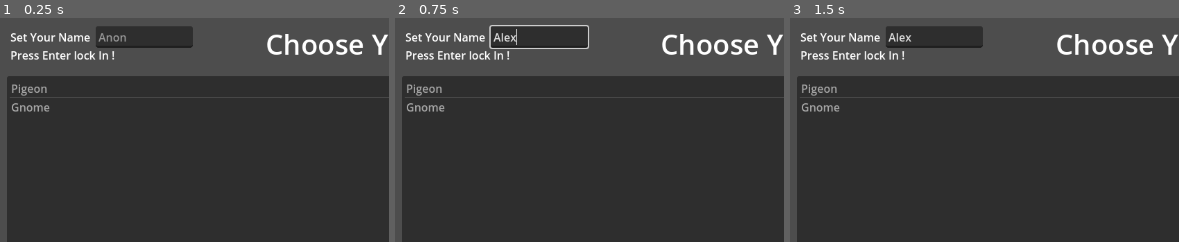
Above: before the commit, frames 1-3 (left to right).
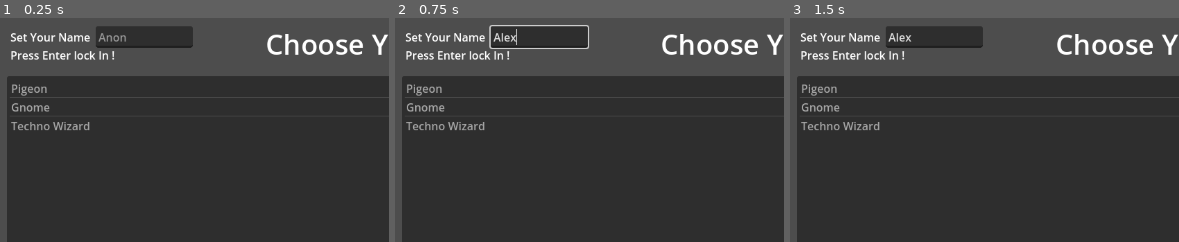
Above: after the commit, the same moments.

Repository: potentiallyPartial/2025Gamejam
Game: Godot game, scene res://scenes/menu.tscn
The game is run twice, just before and just after one commit, with the same random seed, the same clock (stepped at 60 frames per second) and the same inputs. Before the commit the project has no main scene; this scene is started directly in both runs.
Inputs (mouse positions are % of the whole screen's width and height, from its top left):
- Up to frame 1 (0.25 s): no input
- Up to frame 2 (0.75 s): click (19, 4) at 0.52 s; type "Alex" at 0.6 s
- Up to frame 3 (1.5 s): click "Fight" at 1.25 s
The pictures show only the part of the screen within x 0-50%, y 0-50%; the shares and areas given below are measured in that part.

The runs differ from the first frame. In frame 1, 0.4% of the frame differs, in the area x 2-24%, y 46-50%; in frame 2, 0.4%; in frame 3, 0.4%.

Commit message:
main menu, tecWiz,hands

Diff:
--- a/project.godot
+++ b/project.godot
@@ -11,6 +11,7 @@
 [application]
 
 config/name="kGame"
+run/main_scene="res://scenes/main_menu.tscn"
 config/features=PackedStringArray("4.2", "Mobile")
 config/icon="res://assets/icon.svg"
 
--- a/scenes/Enemy.tscn
+++ b/scenes/Enemy.tscn
@@ -1,25 +1,34 @@
-[gd_scene load_steps=22 format=3 uid="uid://duxyb42raqwr"]
+[gd_scene load_steps=31 format=3 uid="uid://duxyb42raqwr"]
 
 [ext_resource type="Script" path="res://scripts/Enemy.gd" id="1_7f8jo"]
-[ext_resource type="Texture2D" uid="uid://ckgr2ssoh370e" path="res://assets/fighters/gnome/gnome.png" id="2_7q8je"]
+[ext_resource type="Texture2D" uid="uid://csr2vu030dysq" path="res://assets/fighters/gnome/gnome.png" id="2_7q8je"]
 [ext_resource type="Texture2D" uid="uid://c1jqtj2pqr0f7" path="res://assets/fighters/piggen/pDefault.png" id="2_72lhc"]
-[ext_resource type="Texture2D" uid="uid://b151lk6ne8jgo" path="res://assets/fighters/gnome/poseR.png" id="3_5l22f"]
+[ext_resource type="Texture2D" uid="uid://dpgq5p26xryx" path="res://assets/fighters/gnome/poseR.png" id="3_5l22f"]
 [ext_resource type="Texture2D" uid="uid://b5j73rib26bkd" path="res://assets/fighters/piggen/pDown.png" id="3_305pn"]
 [ext_resource type="Texture2D" uid="uid://dddkwd5kdny1d" path="res://assets/fighters/piggen/pDownA.png" id="4_abrk7"]
-[ext_resource type="Texture2D" uid="uid://bqgvjw6mpn3s4" path="res://assets/fighters/gnome/poseL.png" id="4_j4q0g"]
+[ext_resource type="Texture2D" uid="uid://du78vle663sby" path="res://assets/fighters/gnome/poseL.png" id="4_j4q0g"]
 [ext_resource type="Texture2D" uid="uid://c7o0tt62p1sut" path="res://assets/fighters/piggen/phit.png" id="5_byxj6"]
-[ext_resource type="Texture2D" uid="uid://cvs2rcxn20stx" path="res://assets/fighters/gnome/poseUp.png" id="5_fifbk"]
+[ext_resource type="Texture2D" uid="uid://gsidjkm1g6qr" path="res://assets/fighters/gnome/poseUp.png" id="5_fifbk"]
 [ext_resource type="Texture2D" uid="uid://b1pgg6cxn644d" path="res://assets/fighters/piggen/pLeft.png" id="6_7aedg"]
-[ext_resource type="Texture2D" uid="uid://c62avgeqbicd0" path="res://assets/fighters/gnome/poseDown.png" id="6_ln6es"]
-[ext_resource type="Texture2D" uid="uid://dp1kx8pc3f657" path="res://assets/fighters/gnome/AtackR.png" id="7_6uiob"]
+[ext_resource type="Texture2D" uid="uid://7umlfrgjgtrq" path="res://assets/fighters/gnome/poseDown.png" id="6_ln6es"]
+[ext_resource type="Texture2D" uid="uid://djowm53dkggrk" path="res://assets/fighters/gnome/AtackR.png" id="7_6uiob"]
 [ext_resource type="Texture2D" uid="uid://rpcb2i1vl2gn" path="res://assets/fighters/piggen/pLeftA.png" id="7_derlm"]
 [ext_resource type="Texture2D" uid="uid://bwmkdcsh400ma" path="res://assets/fighters/piggen/pRight.png" id="8_aofu8"]
-[ext_resource type="Texture2D" uid="uid://cwwcmy2lp45tb" path="res://assets/fighters/gnome/AtackL.png" id="8_t1tku"]
-[ext_resource type="Texture2D" uid="uid://n8eo0qptehdo" path="res://assets/fighters/gnome/AtackDown.png" id="9_0j7rq"]
+[ext_resource type="Texture2D" uid="uid://c7vcrkjv6clao" path="res://assets/fighters/gnome/AtackL.png" id="8_t1tku"]
+[ext_resource type="Texture2D" uid="uid://cattnu1jdfhwd" path="res://assets/fighters/gnome/AtackDown.png" id="9_0j7rq"]
 [ext_resource type="Texture2D" uid="uid://bd1g1mqhtay4s" path="res://assets/fighters/piggen/pRightA.png" id="9_tqcjw"]
 [ext_resource type="Texture2D" uid="uid://d4aops6yowe1o" path="res://assets/fighters/piggen/pUP.png" id="10_fb5pd"]
-[ext_resource type="Texture2D" uid="uid://dmgeqgu0nv3uo" path="res://assets/fighters/gnome/AtackUp.png" id="10_mo4cc"]
+[ext_resource type="Texture2D" uid="uid://4wj7h232clg2" path="res://assets/fighters/gnome/AtackUp.png" id="10_mo4cc"]
 [ext_resource type="Texture2D" uid="uid://b3qdqu08twqog" path="res://assets/fighters/piggen/pUpA.png" id="11_oa6r3"]
+[ext_resource type="Texture2D" uid="uid://d1v2pms05rj67" path="res://assets/fighters/tWiz/LucasNeutralOption1.png" id="21_jfb1v"]
+[ext_resource type="Texture2D" uid="uid://d1kclocfjy6e" path="res://assets/fighters/tWiz/LucasLeft.png" id="22_il35q"]
+[ext_resource type="Texture2D" uid="uid://vvsejsjcai6d" path="res://assets/fighters/tWiz/LucasRight.png" id="23_oq180"]
+[ext_resource type="Texture2D" uid="uid://crg25nghidleh" path="res://assets/fighters/tWiz/LucasUpPrep.png" id="24_julr3"]
+[ext_resource type="Texture2D" uid="uid://c2o6wr4boq3pi" path="res://assets/fighters/tWiz/LucasDownPrepPockets.png" id="25_oh6pn"]
+[ext_resource type="Texture2D" uid="uid://lk2a20rejklu" path="res://assets/fighters/tWiz/LucasRightAttack.png" id="26_q7bv6"]
+[ext_resource type="Texture2D" uid="uid://cwqg776vaqvqb" path="res://assets/fighters/tWiz/LucasLeftAttack.png" id="27_m25c8"]
+[ext_resource type="Texture2D" uid="uid://cc4b145c7jpqp" path="res://assets/fighters/tWiz/Lucas&FrogScreamInTerror.png" id="28_wc12e"]
+[ext_resource type="Texture2D" uid="uid://c3mhwdtvfhi17" path="res://assets/fighters/tWiz/LucasUpAttack.png" id="29_6o2bk"]
 
 [sub_resource type="SpriteFrames" id="SpriteFrames_7tc3c"]
 animations = [{
@@ -89,6 +98,38 @@
 "loop": true,
 "name": &"piggen",
 "speed": 5.0
+}, {
+"frames": [{
+"duration": 1.0,
+"texture": ExtResource("21_jfb1v")
+}, {
+"duration": 1.0,
+"texture": ExtResource("22_il35q")
+}, {
+"duration": 1.0,
+"texture": ExtResource("23_oq180")
+}, {
+"duration": 1.0,
+"texture": ExtResource("24_julr3")
+}, {
+"duration": 1.0,
+"texture": ExtResource("25_oh6pn")
+}, {
+"duration": 1.0,
+"texture": ExtResource("26_q7bv6")
+}, {
+"duration": 1.0,
+"texture": ExtResource("27_m25c8")
+}, {
+"duration": 1.0,
+"texture": ExtResource("28_wc12e")
+}, {
+"duration": 1.0,
+"texture": ExtResource("29_6o2bk")
+}],
+"loop": true,
+"name": &"tWiz",
+"speed": 5.0
 }]
 
 [node name="Enemy" type="Node2D"]
@@ -97,7 +138,7 @@
 
 [node name="enemySpright" type="AnimatedSprite2D" parent="."]
 sprite_frames = SubResource("SpriteFrames_7tc3c")
-animation = &"Gnome"
+animation = &"tWiz"
 
 [node name="delayTime" type="Timer" parent="."]
 
--- a/scenes/Player.tscn
+++ b/scenes/Player.tscn
@@ -1,7 +1,12 @@
-[gd_scene load_steps=4 format=3 uid="uid://btej26h3gmqfw"]
+[gd_scene load_steps=9 format=3 uid="uid://btej26h3gmqfw"]
 
 [ext_resource type="PackedScene" uid="uid://duxyb42raqwr" path="res://scenes/Enemy.tscn" id="1_2g3nk"]
-[ext_resource type="Texture2D" uid="uid://dtmjlj6cucbpd" path="res://assets/icon.svg" id="2_ejowg"]
+[ext_resource type="Texture2D" uid="uid://dewise3dpkp0o" path="res://assets/handUp.png" id="2_kkoc4"]
+[ext_resource type="Texture2D" uid="uid://blnxghnpywe1c" path="res://assets/handDown.png" id="3_phqmn"]
+[ext_resource type="Texture2D" uid="uid://cc36im87ewro1" path="res://assets/handL.png" id="4_jn5nm"]
+[ext_resource type="Texture2D" uid="uid://f5gqwsewawih" path="res://assets/handR.png" id="5_60vdy"]
+[ext_resource type="Texture2D" uid="uid://c0f27pyhjtvbm" path="res://assets/victgory.png" id="6_rrg2l"]
+[ext_resource type="Texture2D" uid="uid://cxy4icx7uyss5" path="res://assets/Defeat.png" id="7_fvi2t"]
 
 [sub_resource type="GDScript" id="GDScript_yxn0c"]
 script/source = "extends Node2D
@@ -13,6 +18,9 @@
 @onready var pLeft = $playerLeft;
 @onready var pRight = $playerRight;
 @onready var handShow = $handShow;
+@onready var gOver = $gOver;
+@onready var Win = $Win;
+@onready var Lose = $Lose;
 
 var playerMoves = Array([], TYPE_INT, \"\", null);
 var defenseLen = 17;
@@ -138,34 +146,45 @@
 		gameOver();
 
 func gameOver():
+	if triFightStatus == 1:
+		Lose.set_visible(true);
+	if triFightStatus == 2:
+		Win.set_visible(true);
+	gOver.start();
+	print(\"timerStart\")
+
+func _on_hand_show_timeout():
+	pDown.set_visible(false);
+	pLeft.set_visible(false);
+	pRight.set_visible(false);
+	pUp.set_visible(false);
+	enemyInfo.spright.set_frame_and_progress(0,0);
+
+func _on_atack_space_timeout():
+	inGrace = true;
+	graceTimer.start();
+	Master.isFight = true;
+	if curDefenseLen < defenseLen:
+		enemyInfo.setSpright();
+
+func _on_graceper_timeout():
+	inGrace = false;
+	if triFightStatus != 2:
+		triFightStatus = 1;
+		checkMove();
+		#fight Func
+
+func _on_g_over_timeout():
+	print(\"timerDone\")
 	resetArray();
 	enemyInfo.clearEnemyMoves();
 	enemyInfo.clearEnemyTimes()
 	triFightStatus = 0;
 	enemyInfo.curAtack = 0;
 	Master.isFight = false;
+	$Win.set_visible(false);
+	$Lose.set_visible(false);
 	get_tree().change_scene_to_file(\"res://scenes/menu.tscn\");
-
-func _on_hand_show_timeout():
-	pDown.set_visible(false);
-	pLeft.set_visible(false);
-	pRight.set_visible(false);
-	pUp.set_visible(false);
-	enemyInfo.spright.set_frame_and_progress(0,0);
-
-func _on_atack_space_timeout():
-	inGrace = true;
-	graceTimer.start();
-	Master.isFight = true;
-	if curDefenseLen < defenseLen:
-		enemyInfo.setSpright();
-
-func _on_graceper_timeout():
-	inGrace = false;
-	if triFightStatus != 2:
-		triFightStatus = 1;
-		checkMove();
-		#fight Func
 "
 
 [node name="Player" type="Node2D"]
@@ -177,23 +196,27 @@
 
 [node name="playerUp" type="Sprite2D" parent="."]
 visible = false
-position = Vector2(599, 124)
-texture = ExtResource("2_ejowg")
+position = Vector2(601, 161)
+scale = Vector2(0.7, 0.7)
+texture = ExtResource("2_kkoc4")
 
 [node name="playerDown" type="Sprite2D" parent="."]
 visible = false
-position = Vector2(585, 569)
-texture = ExtResource("2_ejowg")
+position = Vector2(575, 483)
+scale = Vector2(0.7, 0.7)
+texture = ExtResource("3_phqmn")
 
 [node name="playerLeft" type="Sprite2D" parent="."]
 visible = false
-position = Vector2(251, 349)
-texture = ExtResource("2_ejowg")
+position = Vector2(236, 369)
+scale = Vector2(0.7, 0.7)
+texture = ExtResource("4_jn5nm")
 
 [node name="playerRight" type="Sprite2D" parent="."]
 visible = false
-position = Vector2(919, 361)
-texture = ExtResource("2_ejowg")
+position = Vector2(976, 334)
+scale = Vector2(0.7, 0.7)
+texture = ExtResource("5_60vdy")
 
 [node name="handShow" type="Timer" parent="."]
 wait_time = 0.25
@@ -205,6 +228,21 @@
 wait_time = 0.5
 one_shot = true
 
+[node name="Win" type="Sprite2D" parent="."]
+visible = false
+position = Vector2(553, 289)
+texture = ExtResource("6_rrg2l")
+
+[node name="Lose" type="Sprite2D" parent="."]
+visible = false
+position = Vector2(562, 272)
+texture = ExtResource("7_fvi2t")
+
+[node name="gOver" type="Timer" parent="."]
+wait_time = 1.5
+one_shot = true
+
 [connection signal="timeout" from="handShow" to="." method="_on_hand_show_timeout"]
 [connection signal="timeout" from="atackSpace" to="." method="_on_atack_space_timeout"]
 [connection signal="timeout" from="graceper" to="." method="_on_graceper_timeout"]
+[connection signal="timeout" from="gOver" to="." method="_on_g_over_timeout"]
--- /dev/null
+++ b/scenes/main_menu.tscn
@@ -0,0 +1,111 @@
+[gd_scene load_steps=7 format=3 uid="uid://b47wey1ofehau"]
+
+[ext_resource type="Script" path="res://scripts/main_menu.gd" id="1_4nmvy"]
+[ext_resource type="Texture2D" uid="uid://c3ggndsrut84b" path="res://assets/mmBkg.png" id="1_58xwi"]
+[ext_resource type="Texture2D" uid="uid://cvta0npkx4nl1" path="res://assets/page.png" id="2_jxl3b"]
+[ext_resource type="Texture2D" uid="uid://dufomvisu6pqw" path="res://assets/x.png" id="3_m3wln"]
+[ext_resource type="Texture2D" uid="uid://cr20esxl3cf4q" path="res://assets/start.PNG" id="4_f7re5"]
+[ext_resource type="Texture2D" uid="uid://c34r7hiibn3fy" path="res://assets/IMG_1301.PNG" id="5_8khse"]
+
+[node name="Main Menu" type="Control"]
+layout_mode = 3
+anchors_preset = 15
+anchor_right = 1.0
+anchor_bottom = 1.0
+grow_horizontal = 2
+grow_vertical = 2
+script = ExtResource("1_4nmvy")
+
+[node name="TextureRect" type="TextureRect" parent="."]
+layout_mode = 0
+offset_right = 1154.0
+offset_bottom = 802.0
+texture = ExtResource("1_58xwi")
+expand_mode = 1
+
+[node name="Start" type="Button" parent="."]
+layout_mode = 0
+offset_left = 257.0
+offset_top = 476.0
+offset_right = 564.0
+offset_bottom = 654.0
+scale = Vector2(0.4, 0.4)
+flat = true
+
+[node name="instructions" type="Button" parent="."]
+layout_mode = 0
+offset_left = 371.0
+offset_top = 533.0
+offset_right = 506.0
+offset_bottom = 605.0
+flat = true
+
+[node name="startPage" type="Sprite2D" parent="."]
+position = Vector2(348, 558)
+scale = Vector2(0.5, 0.5)
+texture = ExtResource("4_f7re5")
+
+[node name="instructionPage" type="Sprite2D" parent="."]
+position = Vector2(348, 556)
+scale = Vector2(0.5, 0.5)
+texture = ExtResource("5_8khse")
+
+[node name="Panel" type="Panel" parent="."]
+visible = false
+layout_mode = 0
+offset_left = 184.0
+offset_top = 13.0
+offset_right = 996.0
+offset_bottom = 614.0
+
+[node name="TextureRect" type="TextureRect" parent="Panel"]
+layout_mode = 0
+offset_right = 812.0
+offset_bottom = 600.0
+texture = ExtResource("2_jxl3b")
+
+[node name="Button" type="Button" parent="Panel"]
+layout_mode = 0
+offset_right = 608.0
+offset_bottom = 608.0
+scale = Vector2(0.1, 0.1)
+icon = ExtResource("3_m3wln")
+flat = true
+
+[node name="Label" type="Label" parent="Panel"]
+layout_mode = 0
+offset_left = 88.0
+offset_top = 7.0
+offset_right = 783.0
+offset_bottom = 56.0
+theme_override_colors/font_color = Color(0, 0, 0, 1)
+text = "Welcome to [game]
+ You have found the legendary scroll (magazine)
+ to turn yourself into a being able to block ANYTHING!!!!"
+horizontal_alignment = 1
+
+[node name="Label2" type="Label" parent="Panel"]
+layout_mode = 0
+offset_left = 9.0
+offset_top = 114.0
+offset_right = 217.0
+offset_bottom = 206.0
+theme_override_colors/font_color = Color(0, 0, 0, 1)
+text = "Now you must go
+ and chalange the world
+ with your new power
+
+Your oponents will proform a set of moves indcating the direction of their atack then they will launch
+their asult!
+
+All You need to do is block up, down, left, or Right at the correct time to defeat them!
+Dont get discuraged even masters need practice!
+
+Up: W or arrow up
+Right: D or arrow Right
+Down: S or arrow Down
+Left: A or arrow Left"
+
+[connection signal="pressed" from="Start" to="." method="_on_start_pressed"]
+[connection signal="pressed" from="instructions" to="." method="_on_instructions_pressed"]
+[connection signal="pressed" from="Panel/Button" to="." method="_on_button_pressed"]
--- a/scenes/menu.tscn
+++ b/scenes/menu.tscn
@@ -50,9 +50,10 @@
 offset_top = 84.0
 offset_right = 745.0
 offset_bottom = 636.0
-item_count = 2
+item_count = 3
 item_0/text = "Pigeon"
 item_1/text = "Gnome"
+item_2/text = "Techno Wizard "
 
 [connection signal="text_submitted" from="nameSeter" to="." method="_on_line_edit_text_submitted"]
 [connection signal="pressed" from="Button" to="." method="_on_button_pressed"]
--- /dev/null
+++ b/scripts/main_menu.gd
@@ -0,0 +1,13 @@
+extends Control
+@onready var instr = $Panel;
+
+func _on_start_pressed():
+	get_tree().change_scene_to_file("res://scenes/menu.tscn");
+
+
+func _on_instructions_pressed():
+	instr.set_visible(true);
+
+
+func _on_button_pressed():
+	instr.set_visible(false);
--- a/scripts/master.gd
+++ b/scripts/master.gd
@@ -15,8 +15,9 @@
 #fighter 1
 var f1 = ["pigon",3,1,2,"piggen"]
 var f2 = ["gnome",4,.5,2,"Gnome"]
+var f3 = ["Techno Wizard",5,1,3,"tWiz"]
 
-var roster = [f1,f2]
+var roster = [f1,f2,f3]
 
 func setFighter():
 	print(fighterIndex[0])
Not shown, added: assets/Defeat.png.import
Binary file added: assets/IMG_1301.PNG
Not shown, added: assets/IMG_1301.PNG.import
Not shown, added: assets/InfoPage.PNG.import
Binary file added: assets/fighters/tWiz/Lucas&FrogScreamInTerror.png
Not shown, added: assets/fighters/tWiz/Lucas&FrogScreamInTerror.png.import
Binary file added: assets/fighters/tWiz/LucasDownPrepPockets.png
Not shown, added: assets/fighters/tWiz/LucasDownPrepPockets.png.import
Binary file added: assets/fighters/tWiz/LucasLeft.png
Not shown, added: assets/fighters/tWiz/LucasLeft.png.import
Binary file added: assets/fighters/tWiz/LucasLeftAttack.png
Not shown, added: assets/fighters/tWiz/LucasLeftAttack.png.import
(and 33 more such lines)
